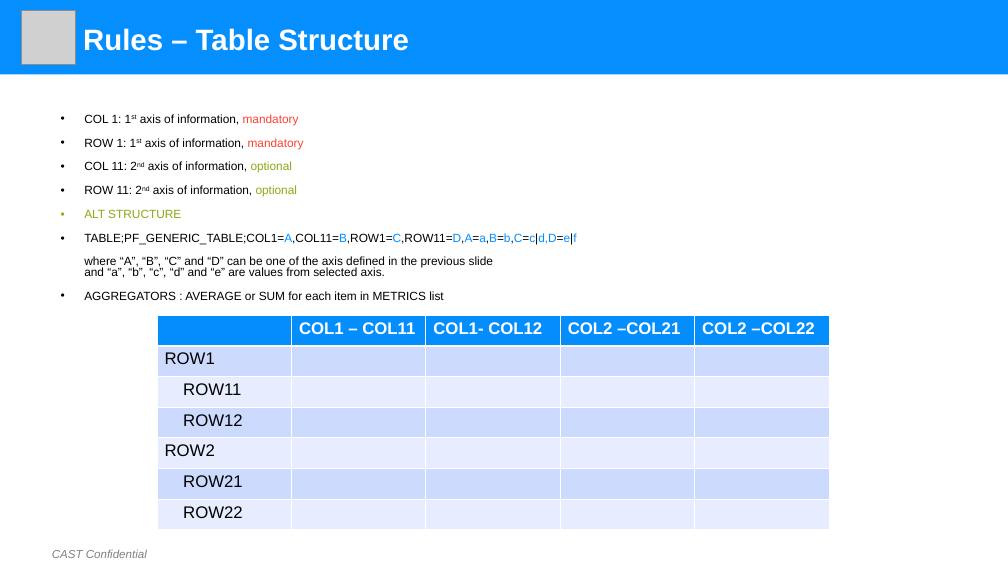
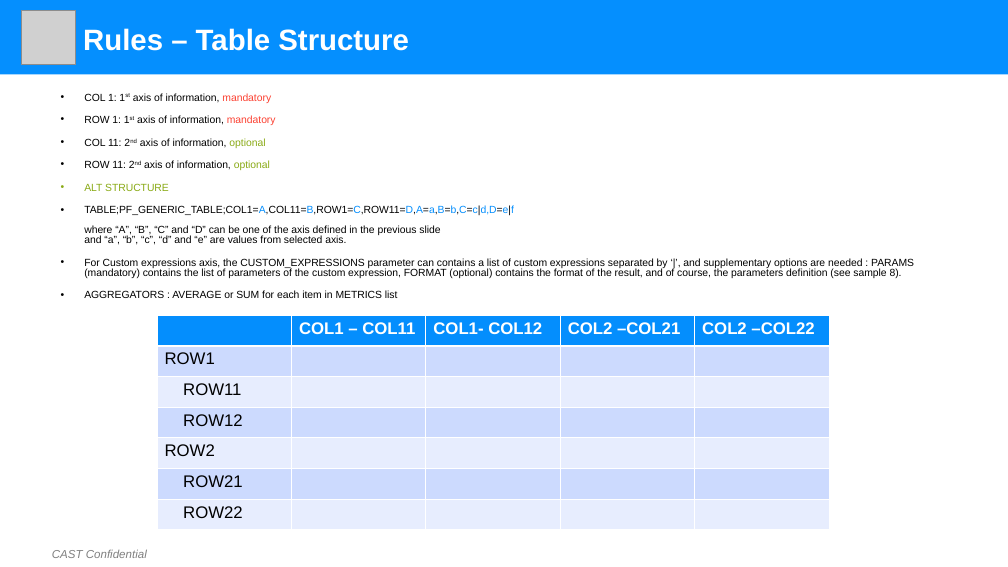
Before and after one commit to CAST-projects/RGforDashboards, a slide deck: slide 2 of CastReporting.Reporting.Core/PortfolioTemplatesFiles/Portfolio Generic Table Definition.pptx. Drawn at 1008x567 pixels with LibreOffice and Linux fonts; fonts in the diff are those of the drawing; grey boxes stand for pictures; background and template pictures are left out. Boxes give left, top, right and bottom in pixels: in the first picture for what was removed or moved away, otherwise in the second. Text is boxed around its words. In the diff, an @@ line names an element or a change of style, - is before the commit and + after.

```diff
--- a/CastReporting.Reporting.Core/PortfolioTemplatesFiles/Portfolio Generic Table Definition.pptx
+++ b/CastReporting.Reporting.Core/PortfolioTemplatesFiles/Portfolio Generic Table Definition.pptx
@@ text "COL 1: 1st axis of ...": place and size @@
-text "COL 1: 1st axis of ..." at (84,114,576,300)
+text "COL 1: 1st axis of ..." at (84,93,914,298)
@@ text at (84,93,514,298): size 11.2 to 9.9 pt in "COL 1: 1st axis of information, mandatory", "ROW 1: 1st axis of information, mandatory", "COL 11: 2nd axis of information, optional", "ROW 11: 2nd axis of information, optional" and 3 more places @@
@@ text at (84,258,914,278): paragraph added @@
+• For Custom expressions axis, the CUSTOM_EXPRESSIONS parameter can contains a list of custom expressions separated by ‘|’, and supplementary options are needed : PARAMS (mandatory) contains the list of parameters of the custom expression, FORMAT (optional) contains the format of the result, and of course, the parameters definition (see sample 8).
```
Also in this commit, not shown: 1 other slide changed, 1 slide added, 20 other files.
